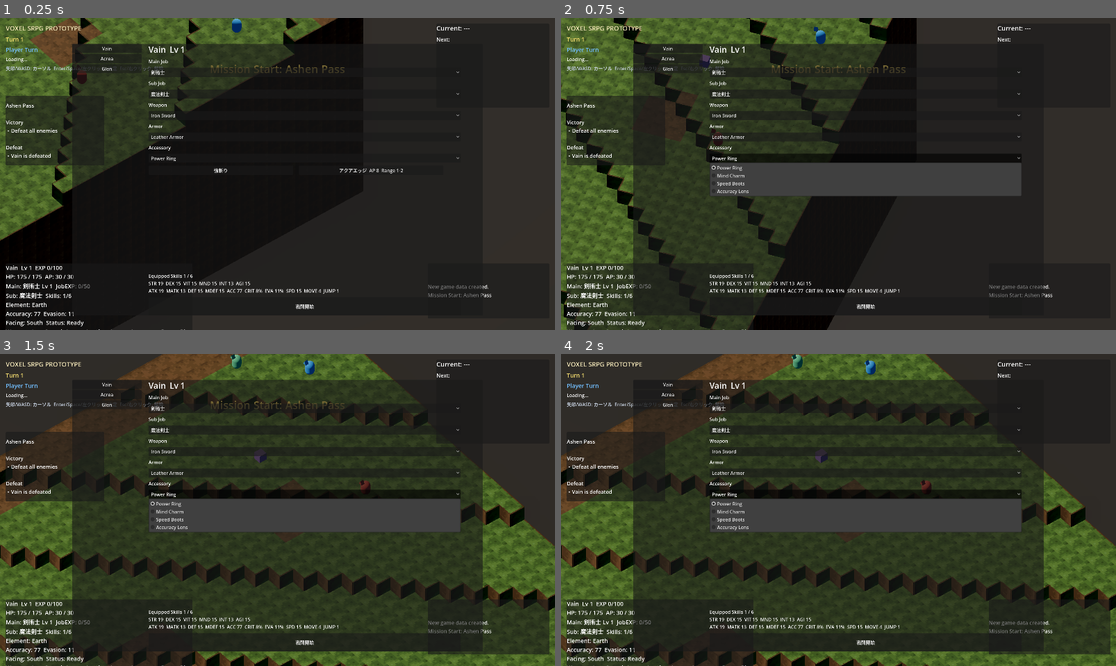
Above: before the commit, frames 1-4 (two rows, left to right).
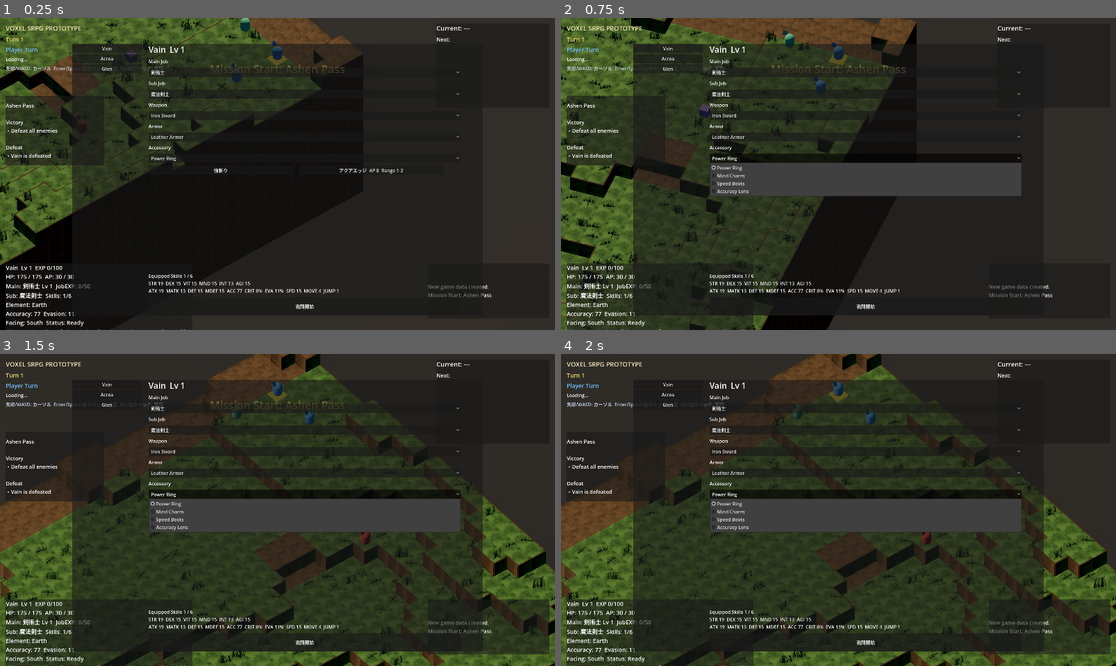
Above: after the commit, the same moments.

Repository: nomtan/srpg-test2
Game: Godot game, scene res://Main.tscn
Two runs of this game, one before a commit and one after it. Both use one fixed random seed, a clock stepped at 60 frames per second and the inputs below.
Inputs (mouse positions are in pixels of both pictures, inside the frame that each line leads up to):
- Up to frame 1 (0.25 s): no input
- Up to frame 2 (0.75 s): tap Enter (ui_accept) at 0.5 s; move the mouse to (960, 158) at 0.52 s; hold Right (ui_right) from 0.53 s (still down); tap Q at 0.6 s; click (960, 158) at 0.67 s
- Up to frame 3 (1.5 s): tap Enter (ui_accept) at 0.77, 1.25 s; release Right (ui_right) at 1.25 s; drag from (166, 525) to (249, 572) at 1.27 s
- Up to frame 4 (2 s): no input

The runs differ from the first frame. In frame 1, 11% of the frame differs, in the area x 0-66%, y 0-80%; in frame 2, 11%; in frame 3, 17%; in frame 4, 17%, in the area x 0-100%, y 0-100%.

Commit message:
[mod] add grass props

Diff:
--- /dev/null
+++ b/assets/props/grass/prop_grass_short_01.tscn
@@ -0,0 +1,7 @@
+[gd_scene load_steps=2 format=3]
+
+[ext_resource type="PackedScene" path="res://assets/props/grass/prop_grass_short_01.glb" id="1_grass"]
+
+[node name="PropGrassShort01" type="Node3D"]
+
+[node name="Grass" parent="." instance=ExtResource("1_grass")]
--- /dev/null
+++ b/assets/props/grass/prop_grass_tall_01.tscn
@@ -0,0 +1,7 @@
+[gd_scene load_steps=2 format=3]
+
+[ext_resource type="PackedScene" path="res://assets/props/grass/prop_grass_tall_01.glb" id="1_grass"]
+
+[node name="PropGrassTall01" type="Node3D"]
+
+[node name="Grass" parent="." instance=ExtResource("1_grass")]
--- a/assets/terrain/theme_default.tres
+++ b/assets/terrain/theme_default.tres
@@ -12,6 +12,8 @@
 [ext_resource type="PackedScene" path="res://assets/terrain/terrain_stair_01.glb" id="10_stair"]
 [ext_resource type="PackedScene" path="res://assets/terrain/water_side.tscn" id="11_water_side"]
 [ext_resource type="PackedScene" path="res://assets/terrain/lava_side.tscn" id="12_lava_side"]
+[ext_resource type="PackedScene" path="res://assets/props/grass/prop_grass_short_01.tscn" id="13_grass_short"]
+[ext_resource type="PackedScene" path="res://assets/props/grass/prop_grass_tall_01.tscn" id="14_grass_tall"]
 
 [resource]
 script = ExtResource("1_script")
@@ -26,3 +28,5 @@
 cliff_stone = ExtResource("9_cliff_stone")
 water_side = ExtResource("11_water_side")
 lava_side = ExtResource("12_lava_side")
+grass_short = ExtResource("13_grass_short")
+grass_tall = ExtResource("14_grass_tall")
--- a/scripts/grid/grid_system.gd
+++ b/scripts/grid/grid_system.gd
@@ -9,11 +9,21 @@
 const MAX_HEIGHT := 15
 const CELL_SIZE := 1.0
 
+@export var terrain_height_seed := 2718
+@export_range(0.01, 0.1, 0.005) var terrain_height_frequency := 0.035
+
 var cells: Dictionary = {}
 
 
 func generate_grid() -> void:
 	cells.clear()
+	var height_noise := FastNoiseLite.new()
+	height_noise.seed = terrain_height_seed
+	height_noise.noise_type = FastNoiseLite.TYPE_SIMPLEX_SMOOTH
+	height_noise.frequency = terrain_height_frequency
+	height_noise.fractal_type = FastNoiseLite.FRACTAL_FBM
+	height_noise.fractal_octaves = 3
+	height_noise.fractal_gain = 0.5
 	for real_z in DEPTH:
 		for real_x in WIDTH:
 			var x := floori(float(real_x) * float(DESIGN_WIDTH) / float(WIDTH))
@@ -209,19 +219,22 @@
 					if x in [17, 18, 21, 22] and z == 38:
 						terrain = "stone"
 
-			height = max(height, _northwest_slope_height(real_x, real_z))
+			height = max(height, _natural_terrain_height(real_x, real_z, height_noise))
 			cells[Vector2i(real_x, real_z)] = GridCell.new(
 				real_x, real_z, height, terrain, walkable, move_cost
 			)
 
 
-func _northwest_slope_height(x: int, z: int) -> int:
+func _natural_terrain_height(x: int, z: int, noise: FastNoiseLite) -> int:
 	var center_x := float(WIDTH - 1) * 0.5
 	var center_z := float(DEPTH - 1) * 0.5
 	var west_influence := clampf((center_x - float(x)) / center_x, 0.0, 1.0)
 	var north_influence := clampf((center_z - float(z)) / center_z, 0.0, 1.0)
-	var height_ratio := (west_influence + north_influence) * 0.5
-	return clampi(MIN_HEIGHT + int(round(height_ratio * float(MAX_HEIGHT - MIN_HEIGHT))), MIN_HEIGHT, MAX_HEIGHT)
+	# Preserve the broad northwest highland, but break its straight contour bands
+	# into broad hills and depressions with deterministic low-frequency noise.
+	var slope_height := float(MIN_HEIGHT) + (west_influence + north_influence) * 0.5 * 10.0
+	var rolling_height := noise.get_noise_2d(float(x), float(z)) * 3.0
+	return clampi(int(round(slope_height + rolling_height)), MIN_HEIGHT, MAX_HEIGHT)
 
 
 func is_in_bounds(position: Vector2i) -> bool:
--- a/scripts/map/map_decoration_data.gd
+++ b/scripts/map/map_decoration_data.gd
@@ -1,7 +1,7 @@
 class_name MapDecorationData
 extends Resource
 
-@export_enum("grass_patch", "broken_stone", "flag_placeholder") var kind := "grass_patch"
+@export_enum("grass_patch", "grass_short", "grass_tall", "broken_stone", "flag_placeholder") var kind := "grass_patch"
 @export var grid_position := Vector2i.ZERO
 @export var rotation_degrees := 0.0
 @export var scale := Vector3.ONE
--- a/scripts/map/map_visual_theme.gd
+++ b/scripts/map/map_visual_theme.gd
@@ -25,6 +25,8 @@
 
 @export_group("Decoration scenes")
 @export var grass_patch: PackedScene
+@export var grass_short: PackedScene
+@export var grass_tall: PackedScene
 @export var broken_stone: PackedScene
 @export var flag_placeholder: PackedScene
 
@@ -41,6 +43,8 @@
 func decoration_scene_for(kind: String) -> PackedScene:
 	match kind:
 		"grass_patch": return grass_patch
+		"grass_short": return grass_short
+		"grass_tall": return grass_tall
 		"broken_stone": return broken_stone
 		"flag_placeholder": return flag_placeholder
 		_: return null
--- a/scripts/map/voxel_map.gd
+++ b/scripts/map/voxel_map.gd
@@ -15,6 +15,9 @@
 
 @export var visual_theme: MapVisualTheme
 @export var decorations: Array[MapDecorationData] = []
+@export_group("Automatic grass props")
+@export_range(0.20, 0.35, 0.025) var grass_prop_chance := 0.275
+@export var grass_prop_seed := 1601
 
 var grid: GridSystem
 
@@ -76,27 +79,57 @@
 	for cell: MapCellVisualData in map_data.cells:
 		for data: MapDecorationData in cell.props:
 			_create_decoration(data, cell.height)
+		_create_random_grass(cell)
 
 func _create_decoration(data: MapDecorationData, cell_height: int) -> void:
 	var scene := visual_theme.decoration_scene_for(data.kind) if visual_theme else null
-	var decoration := _instantiate(scene)
+	var decoration := _instantiate(scene, not data.kind in ["grass_short", "grass_tall"])
 	if not decoration: decoration = _make_fallback_decoration(data.kind)
 	decoration.position = Vector3(data.grid_position.x + 0.5, cell_height + data.height_offset, data.grid_position.y + 0.5)
 	decoration.rotation_degrees.y = data.rotation_degrees
 	decoration.scale = data.scale
 	add_to_layer(decoration, PROP_LAYER)
 
-func _instantiate(scene: PackedScene) -> Node3D:
+func _create_random_grass(cell: MapCellVisualData) -> void:
+	if cell.terrain != "grass" or not cell.props.is_empty():
+		return
+	var rng := RandomNumberGenerator.new()
+	# Coordinate mixing keeps the result stable regardless of cell iteration order.
+	rng.seed = grass_prop_seed + cell.position.x * 73856093 + cell.position.y * 19349663
+	if rng.randf() >= grass_prop_chance:
+		return
+	var type_roll := rng.randf()
+	var kind := "grass_short"
+	var height_scale := 1.0
+	if type_roll >= 0.90:
+		kind = "grass_tall" # Long: 10%
+	elif type_roll >= 0.65:
+		kind = "grass_tall" # Medium: 25%, derived from the tall asset.
+		height_scale = 0.70
+	var scene := visual_theme.decoration_scene_for(kind) if visual_theme else null
+	var grass := _instantiate(scene, false)
+	if not grass:
+		grass = _make_fallback_decoration(kind)
+	grass.scale.y = height_scale
+	grass.position = Vector3(
+		cell.position.x + rng.randf_range(0.28, 0.72),
+		float(cell.height),
+		cell.position.y + rng.randf_range(0.28, 0.72)
+	)
+	grass.rotation_degrees.y = rng.randf_range(0.0, 360.0)
+	add_to_layer(grass, PROP_LAYER)
+
+func _instantiate(scene: PackedScene, use_mipmaps := true) -> Node3D:
 	if not scene: return null
 	var instance := scene.instantiate()
 	if instance is Node3D:
-		_apply_nearest_mipmap_filter(instance)
+		_apply_nearest_filter(instance, use_mipmaps)
 		return instance
 	instance.free()
 	push_warning("MapVisualTheme scenes must have a Node3D root")
 	return null
 
-func _apply_nearest_mipmap_filter(node: Node3D) -> void:
+func _apply_nearest_filter(node: Node3D, use_mipmaps := true) -> void:
 	# Production terrain textures are 32x32 Nearest-filtered pixel art. Without
 	# mipmaps, minifying them at normal gameplay camera distance aliases into
 	# moire/checkerboard noise; NEAREST_WITH_MIPMAPS keeps the crisp look up
@@ -108,10 +141,13 @@
 			for surface in mesh.get_surface_count():
 				var material := mesh_instance.get_active_material(surface)
 				if material is BaseMaterial3D:
-					material.texture_filter = BaseMaterial3D.TEXTURE_FILTER_NEAREST_WITH_MIPMAPS
+					material.texture_filter = (
+						BaseMaterial3D.TEXTURE_FILTER_NEAREST_WITH_MIPMAPS
+						if use_mipmaps else BaseMaterial3D.TEXTURE_FILTER_NEAREST
+					)
 	for child in node.get_children():
 		if child is Node3D:
-			_apply_nearest_mipmap_filter(child)
+			_apply_nearest_filter(child, use_mipmaps)
 
 func _create_fallback_top(grid_pos: Vector2i, cell: MapCellVisualData) -> void:
 	var part := MeshInstance3D.new()
--- a/scripts/unit/unit_mover.gd
+++ b/scripts/unit/unit_mover.gd
@@ -11,8 +11,9 @@
 		var destination := grid.grid_to_world(grid_pos, 0.05)
 		var start := unit.position
 		var tween := create_tween()
-		tween.tween_method(func(t: float) -> void:
+		var update_position := func(t: float) -> void:
 			var point := start.lerp(destination, t)
-			unit.position = point, 0.0, 1.0, 0.18)
+			unit.position = point
+		tween.tween_method(update_position, 0.0, 1.0, 0.18)
 		await tween.finished
 	unit.position = grid.grid_to_world(path[-1], 0.05) if not path.is_empty() else unit.position
--- a/tools/asset_gen/palette.json
+++ b/tools/asset_gen/palette.json
@@ -1,5 +1,6 @@
 {
   "grass": ["#3c5c2e", "#476b35", "#2f4a24", "#547a3d", "#284020", "#5c8449"],
+  "grass_prop_tip": ["#6b9455", "#7aa661"],
   "dirt": ["#5a4530", "#4d3a28", "#664e37", "#40301f", "#71583e"],
   "stone": ["#52565f", "#454951", "#606572", "#363a41", "#6d7280"],
   "water": ["#0f264d", "#122d5c", "#0d2040", "#153368", "#0b1c38"],
Binary file added: assets/props/grass/prop_grass_short_01.glb
Not shown, added: assets/props/grass/prop_grass_short_01.glb.import
Binary file added: assets/props/grass/prop_grass_short_01_prop_grass_short_01.png
Not shown, added: assets/props/grass/prop_grass_short_01_prop_grass_short_01.png.import
Binary file added: assets/props/grass/prop_grass_tall_01.glb
Not shown, added: assets/props/grass/prop_grass_tall_01.glb.import
Binary file added: assets/props/grass/prop_grass_tall_01_prop_grass_tall_01.png
Not shown, added: assets/props/grass/prop_grass_tall_01_prop_grass_tall_01.png.import
Not shown: 1 places in assets/terrain/theme_default.tres that only renumber resources
Not shown, added: assets/texture/grass/prop_grass_short_01.png.import
Not shown, added: assets/texture/grass/prop_grass_tall_01.png.import
Not shown, added: requirements-asset-gen.txt
(and 4 more such lines)
